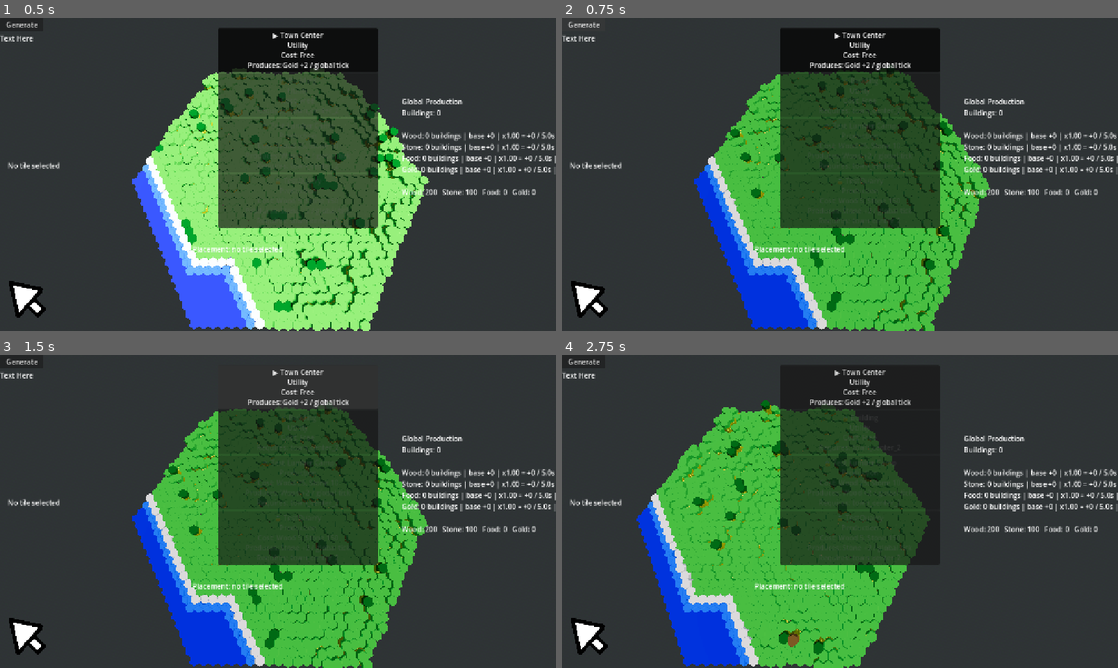
Above: before the commit, frames 1-4 (two rows, left to right).
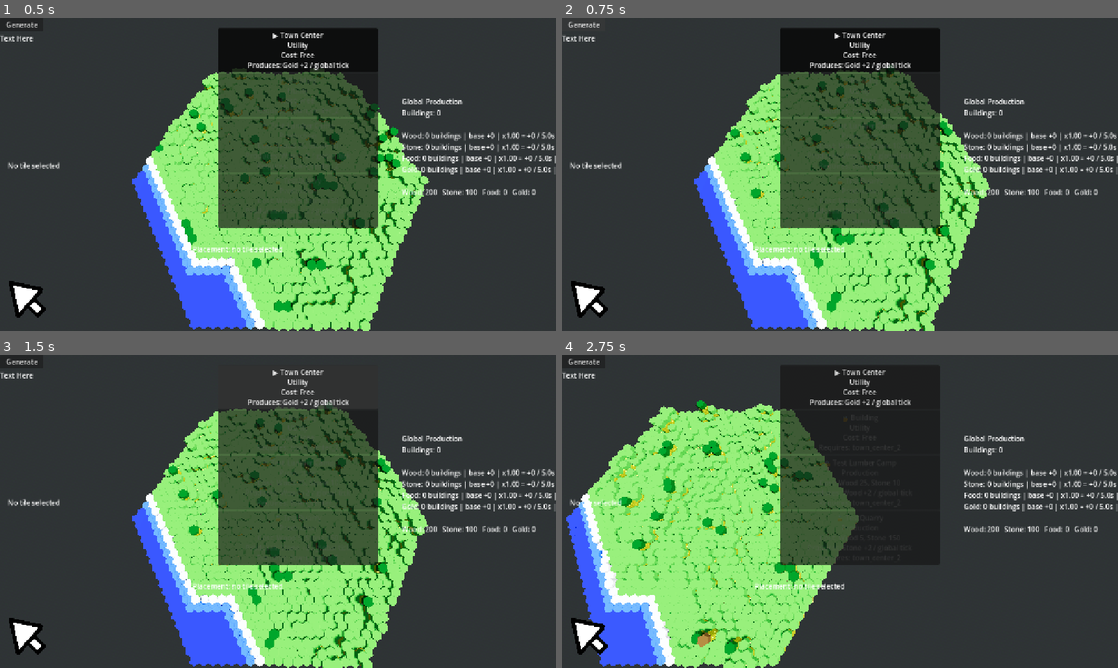
Above: after the commit, the same moments.

Repository: forzinkahd/HexaKingdomGameRepo
Game: Godot game, scene res://Scenes/GameScene.tscn
The game is run twice, just before and just after one commit, with the same random seed, the same clock (stepped at 60 frames per second) and the same inputs.
Inputs (mouse positions are in pixels of both pictures, inside the frame that each line leads up to):
- Up to frame 1 (0.5 s): no input
- Up to frame 2 (0.75 s): click "Generate" at 0.5 s
- Up to frame 3 (1.5 s): click "▶ Town Center Utility Cost: F…" at 1.25 s
- Up to frame 4 (2.75 s): tap Enter at 2 s; move the mouse to (862, 464) at 2.02 s; hold D (MoveRight) from 2.03 s (still down); tap 2 (Build) at 2.1 s; click (862, 464) at 2.17 s

Frame 1 is identical in both runs. In frame 2, 28% of the frame differs, in the area x 23-77%, y 17-100%; in frame 3, 28%; in frame 4, 42%, in the area x 0-67%, y 14-100%.

Commit message:
fix camera pivot bug

Diff:
--- a/Scenes/GameScene.tscn
+++ b/Scenes/GameScene.tscn
@@ -66,7 +66,6 @@
 transform = Transform3D(1, 0, 0, 0, 0.9985367, -0.054078784, 0, 0.054078784, 0.9985367, 0, 0, 0)
 current = true
 script = ExtResource("1_1xefc")
-movespeed = 18
 height = Vector2(-10, 40)
 rot = Vector2(-20, -90)
 sun = NodePath("../../Scene/DirectionalLight3D")
--- a/scripts/camera_script.gd
+++ b/scripts/camera_script.gd
@@ -1,17 +1,32 @@
 extends Camera3D
 
 @export_category("Movement")
-@export var movespeed = 100
-@export var zoomspeed = 2
-@export var zoom = Vector2(20.0, 90.0)
-@export var height = Vector2(0, 40)
-@export var rot = Vector2(-10, -80)
+@export var movespeed: float = 40.0
+@export var zoomspeed: float = 1.5
+@export var zoom := Vector2(20.0, 90.0)
+@export var height := Vector2(0.0, 40.0)
+@export var rot := Vector2(-10.0, -80.0)
 @export var sun: DirectionalLight3D
-var parent
+
+@export_category("Mouse Orbit")
+@export var orbit_button: MouseButton = MOUSE_BUTTON_MIDDLE
+@export var orbit_sensitivity: float = 0.004
+@export var pitch_sensitivity: float = 0.004
+@export var invert_orbit_x: bool = false
+@export var invert_orbit_y: bool = false
+@export var ignore_orbit_over_ui: bool = true
+
+@export_category("Orbit Raycast")
+@export var ray_length: float = 4000.0
+@export var fallback_orbit_plane_y: float = 0.0
+
+var parent: Node3D
+var orbiting: bool = false
+var orbit_pivot: Vector3 = Vector3.ZERO
 
 
 func _ready() -> void:
-	parent = get_parent()
+	parent = get_parent() as Node3D
 	adjust_height()
 	adjust_rotation()
 	make_current()
@@ -21,58 +36,175 @@
 	move_camera(delta)
 
 
-func move_camera(delta):
-	## Movement
-	var move_vector : Vector3 = Vector3.ZERO
+func move_camera(delta: float) -> void:
+	if parent == null:
+		return
+
+	var move_vector: Vector3 = Vector3.ZERO
+
 	if Input.is_action_pressed("MoveForward"):
 		move_vector += -parent.transform.basis.z
+
 	if Input.is_action_pressed("MoveBackwards"):
 		move_vector += parent.transform.basis.z
+
 	if Input.is_action_pressed("MoveLeft"):
 		move_vector += -parent.transform.basis.x
+
 	if Input.is_action_pressed("MoveRight"):
 		move_vector += parent.transform.basis.x
-	## Rotation
+
 	if Input.is_action_pressed("RotateCameraLeft"):
 		parent.rotate(Vector3.UP, 0.01)
+
 	if Input.is_action_pressed("RotateCameraRight"):
 		parent.rotate(Vector3.UP, -0.01)
-	## Apply movement & rotation
+
 	if move_vector != Vector3.ZERO:
 		move_vector = move_vector.normalized() * movespeed * delta
 		parent.position += move_vector
 
 
 func _input(event: InputEvent) -> void:
-	# Check for mouse wheel scrolling
 	if event is InputEventMouseButton:
-		change_fov(event.button_index)
-		adjust_height()
-		adjust_rotation()
-		adjust_shadows()
-
-
-func change_fov(index):
+		var mb := event as InputEventMouseButton
+
+		if mb.button_index == MOUSE_BUTTON_WHEEL_UP or mb.button_index == MOUSE_BUTTON_WHEEL_DOWN:
+			change_fov(mb.button_index)
+			adjust_height()
+			adjust_rotation()
+			adjust_shadows()
+			return
+
+		if mb.button_index == orbit_button:
+			if mb.pressed:
+				if ignore_orbit_over_ui and _is_pointer_over_ui():
+					return
+
+				_start_orbit_without_jump(mb.position)
+			else:
+				orbiting = false
+
+			get_viewport().set_input_as_handled()
+			return
+
+	if event is InputEventMouseMotion and orbiting:
+		var motion := event as InputEventMouseMotion
+		_orbit_from_mouse_motion(motion.relative)
+		get_viewport().set_input_as_handled()
+
+
+func _start_orbit_without_jump(screen_position: Vector2) -> void:
+	orbit_pivot = _get_orbit_pivot_from_screen(screen_position)
+	orbiting = true
+
+	# Important:
+	# Do not move parent here.
+	# Do not move camera here.
+	# Do not call look_at here.
+	# This prevents the press-time camera snap.
+
+
+func _orbit_from_mouse_motion(relative: Vector2) -> void:
+	if parent == null:
+		return
+
+	var yaw_direction := -1.0 if invert_orbit_x else 1.0
+	var pitch_direction := -1.0 if invert_orbit_y else 1.0
+
+	var yaw_delta := -relative.x * orbit_sensitivity * yaw_direction
+	var pitch_delta := -relative.y * pitch_sensitivity * pitch_direction
+
+	if abs(yaw_delta) > 0.000001:
+		_rotate_parent_around_pivot(Vector3.UP, yaw_delta)
+
+	if abs(pitch_delta) > 0.000001:
+		var pitch_axis := global_transform.basis.x.normalized()
+		_rotate_parent_around_pivot(pitch_axis, pitch_delta)
+
+
+func _rotate_parent_around_pivot(axis: Vector3, angle: float) -> void:
+	if parent == null:
+		return
+
+	if axis.length() <= 0.0001:
+		return
+
+	var old_transform := parent.global_transform
+	var relative_position := old_transform.origin - orbit_pivot
+
+	var rotation_basis := Basis(axis.normalized(), angle)
+
+	old_transform.origin = orbit_pivot + rotation_basis * relative_position
+	old_transform.basis = rotation_basis * old_transform.basis
+
+	parent.global_transform = old_transform
+
+
+func _get_orbit_pivot_from_screen(screen_position: Vector2) -> Vector3:
+	var origin := project_ray_origin(screen_position)
+	var direction := project_ray_normal(screen_position)
+	var end := origin + direction * ray_length
+
+	var params := PhysicsRayQueryParameters3D.create(origin, end)
+	params.collide_with_areas = true
+	params.collide_with_bodies = true
+
+	var result := get_world_3d().direct_space_state.intersect_ray(params)
+
+	if not result.is_empty():
+		return result.position
+
+	return _ray_plane_fallback(origin, direction, fallback_orbit_plane_y)
+
+
+func _ray_plane_fallback(origin: Vector3, direction: Vector3, plane_y: float) -> Vector3:
+	if abs(direction.y) < 0.0001:
+		return parent.global_position if parent != null else Vector3.ZERO
+
+	var t := (plane_y - origin.y) / direction.y
+
+	if t < 0.0:
+		return parent.global_position if parent != null else Vector3.ZERO
+
+	return origin + direction * t
+
+
+func _is_pointer_over_ui() -> bool:
+	var hovered := get_viewport().gui_get_hovered_control()
+
+	while hovered != null:
+		if hovered.mouse_filter == Control.MOUSE_FILTER_STOP:
+			return true
+
+		hovered = hovered.get_parent_control()
+
+	return false
+
+
+func change_fov(index: int) -> void:
 	if index == MOUSE_BUTTON_WHEEL_UP:
-		fov = max(zoom.x, fov - zoomspeed)  # Zoom in by decreasing FOV
+		fov = max(zoom.x, fov - zoomspeed)
 	elif index == MOUSE_BUTTON_WHEEL_DOWN:
-		fov = min(zoom.y, fov + zoomspeed)  # Zoom out by increasing FOV
-
-
-func adjust_height():
-	var new_height = inverse_lerp(zoom.x, zoom.y, fov)
+		fov = min(zoom.y, fov + zoomspeed)
+
+
+func adjust_height() -> void:
+	var new_height := inverse_lerp(zoom.x, zoom.y, fov)
 	position.y = lerpf(height.x, height.y, new_height)
 
 
-func adjust_rotation():
-	var min_r = deg_to_rad(rot.x)
-	var max_r = deg_to_rad(rot.y)
-	var new_rot = inverse_lerp(zoom.x, zoom.y, fov)
+func adjust_rotation() -> void:
+	var min_r := deg_to_rad(rot.x)
+	var max_r := deg_to_rad(rot.y)
+	var new_rot := inverse_lerp(zoom.x, zoom.y, fov)
 	rotation.x = lerpf(min_r, max_r, new_rot)
 
 
-## Test to see if we can turn shadows on or off when getting closer to the scene
-func adjust_shadows():
+func adjust_shadows() -> void:
+	if sun == null:
+		return
+
 	if fov < 40 or position.y < 20:
 		sun.shadow_enabled = true
 	elif sun.shadow_enabled:
